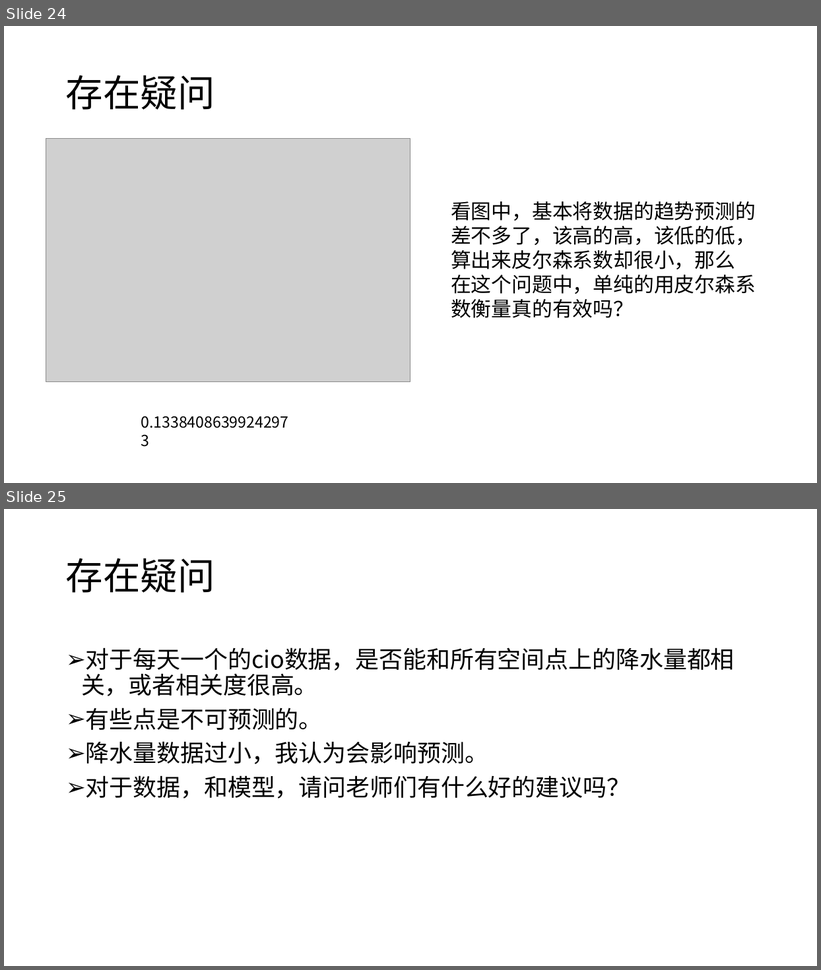
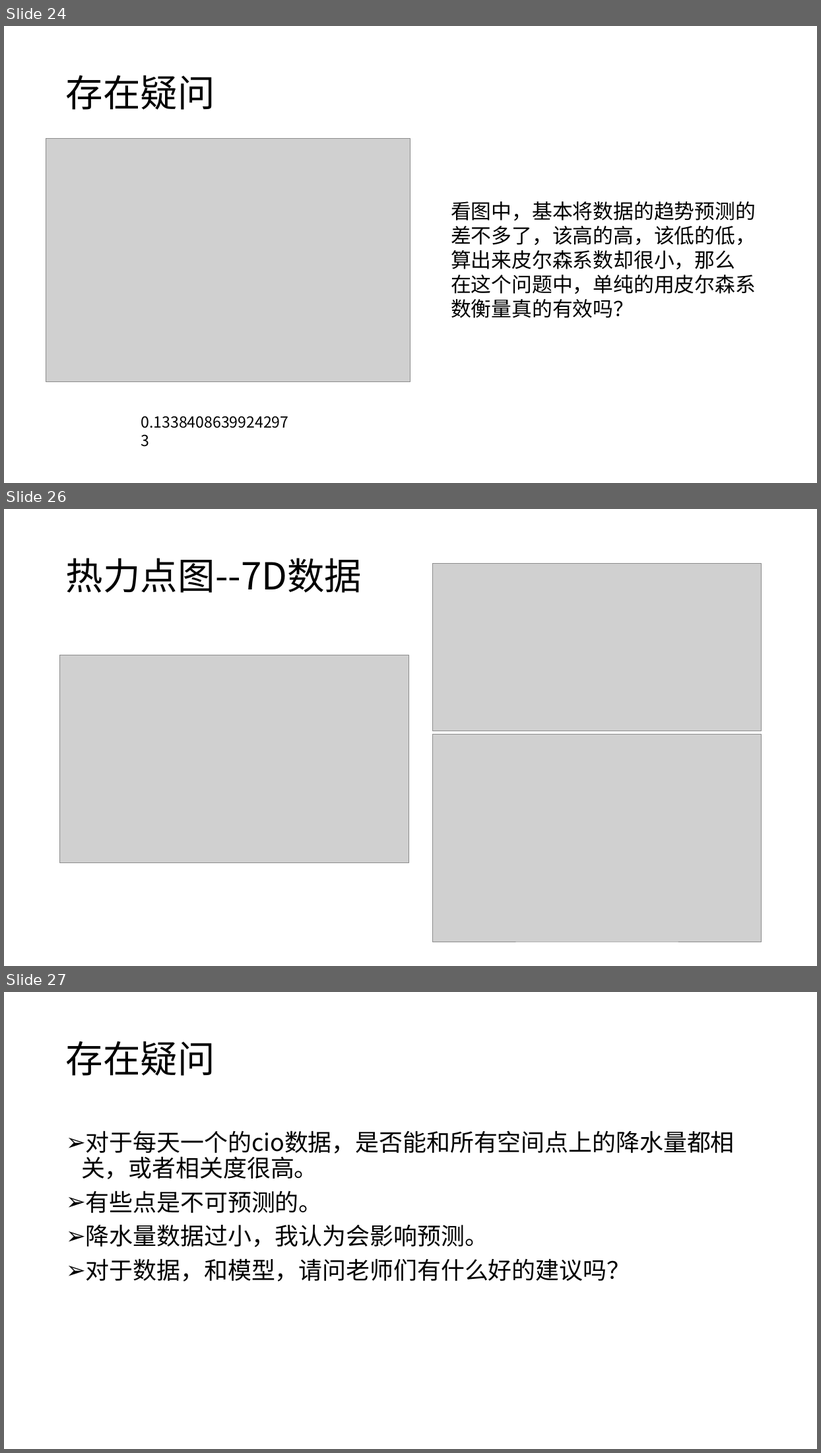
Before and after one commit to tureful/tureful.github.io, a slide deck: summary.pptx. Shown one above the other, each under a label of ours: slides 24 and 25 before the commit, slides 24, 26 and 27 after it; the slides between them are not shown. The pictures are 821x970 and 821x1453 pixels, drawn with LibreOffice and Linux fonts; fonts in the diff are those of the drawing; grey boxes stand for pictures. Boxes give left, top, right and bottom in pixels: in the first picture for what was removed or moved away, otherwise in the second. Text is boxed around its words. In the diff, an @@ line names an element or a change of style, - is before the commit and + after.

```diff
--- a/summary.pptx
+++ b/summary.pptx
@@ slide 26 added at [4,509,817,966], background #FFFFFF @@
@@ title added at [66,558,362,593], 44 pt, text #000000 @@
+热力点图--7D数据
@@ picture added at [433,563,761,731] @@
@@ picture added at [60,656,409,863] @@
@@ picture added at [433,735,761,943] @@
@@ what was slide 25 is now slide 27 @@
```
Also in this commit, not shown: 1 slide changed, 1 other slide added, 1 other file.
